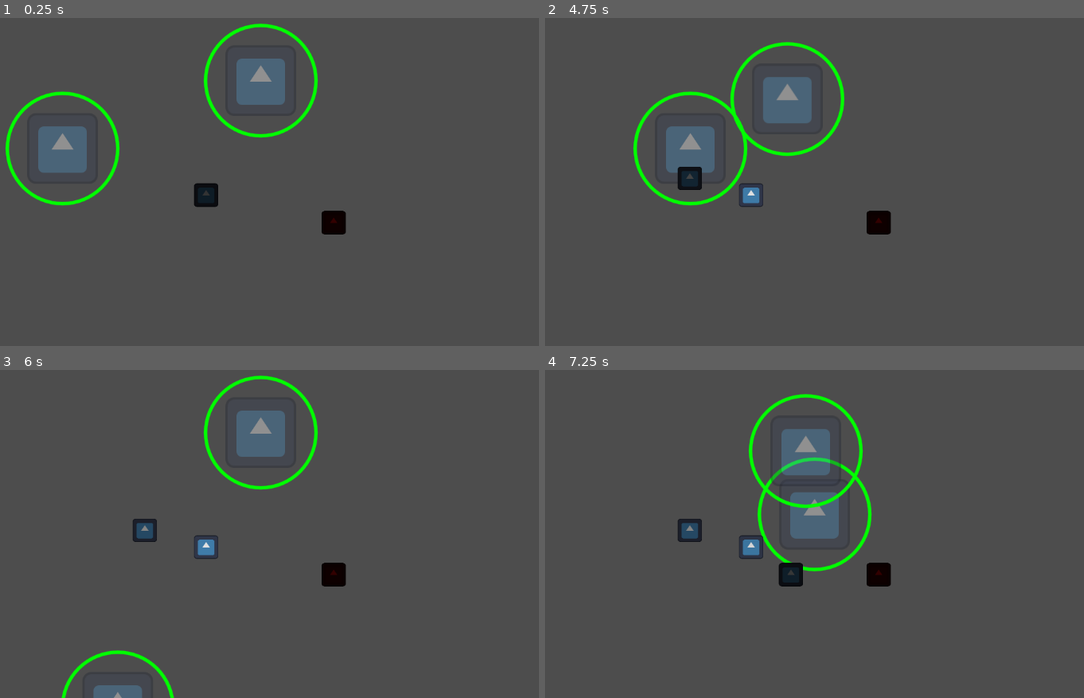
Above: before the commit, frames 1-4 (two rows, left to right).
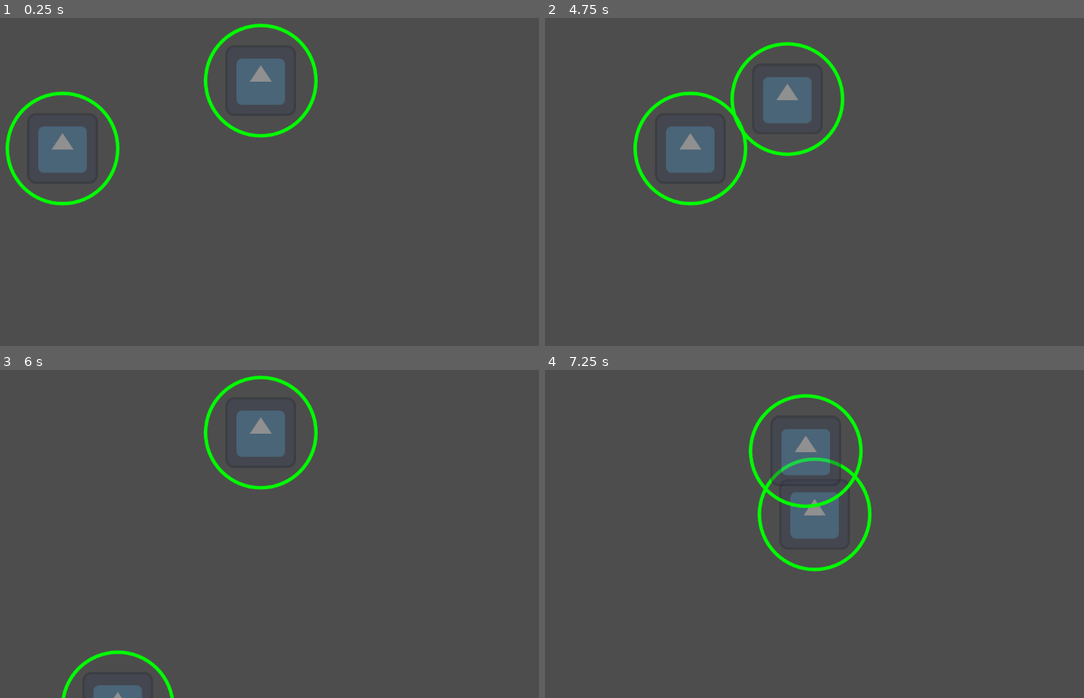
Above: after the commit, the same moments.

Repository: carcinizer/slavic-2025
Game: Godot game, scene res://scenes/map.tscn
Same seed, same stepped clock (60 frames per second), same inputs: the game is played once before the commit and once after it. The engine's default icon, where the game draws it, is replaced by a stand-in: a white triangle on a blue panel in a dark square.
Inputs:
- Up to frame 1 (0.25 s): no input
- Up to frame 2 (4.75 s): tap Enter at 0.5 s; hold Right (right1) 0.53-1.28 s; tap S (down2) at 0.6, 3.6 s; hold Down (down1) 1.28-2.03 s; tap A (left2) at 1.35, 4.35 s; hold Right (right1) 2.03-2.78 s; tap D (right2) at 2.1 s; hold Up (up1) 2.78-3.53 s; tap W (up2) at 2.85 s; hold Left (left1) from 3.53 s (still down)
- Up to frame 3 (6 s): release Left (left1) at 5.03 s; hold Down (down1) 5.03-5.78 s; tap D (right2) at 5.1 s; hold Right (right1) from 5.78 s (still down); tap W (up2) at 5.85 s
- Up to frame 4 (7.25 s): release Right (right1) at 6.53 s; hold Up (up1) from 6.53 s (still down); tap S (down2) at 6.6 s

The runs differ from the first frame. In frame 1, 0.7% of the frame differs, in the area x 36-65%, y 50-67%; in frame 2, 0.9%; in frame 3, 0.9%; in frame 4, 1.3%, in the area x 24-65%, y 45-67%.

Commit message:
mushrooms, rock, corpses

Diff:
--- a/scenes/mushroom.tscn
+++ b/scenes/mushroom.tscn
@@ -1,7 +1,7 @@
 [gd_scene load_steps=5 format=3 uid="uid://bds4f0x6befb7"]
 
 [ext_resource type="Script" uid="uid://qbyhgpiu2bts" path="res://src/mushroom.gd" id="1_0bdi0"]
-[ext_resource type="Texture2D" uid="uid://c7y385wmrj5ra" path="res://icon.svg" id="1_b0s10"]
+[ext_resource type="Texture2D" uid="uid://bosenr6of6tb2" path="res://graphics/mushrooms.png" id="2_0bdi0"]
 
 [sub_resource type="CircleShape2D" id="CircleShape2D_0bdi0"]
 radius = 25.0
@@ -18,7 +18,8 @@
 [node name="Sprite" type="Sprite2D" parent="."]
 position = Vector2(0, 1.5)
 scale = Vector2(0.34375, 0.330529)
-texture = ExtResource("1_b0s10")
+texture = ExtResource("2_0bdi0")
+hframes = 6
 
 [node name="NeighborRange" type="Area2D" parent="."]
 
Binary file changed: graphics/mushroomP2_01.png
